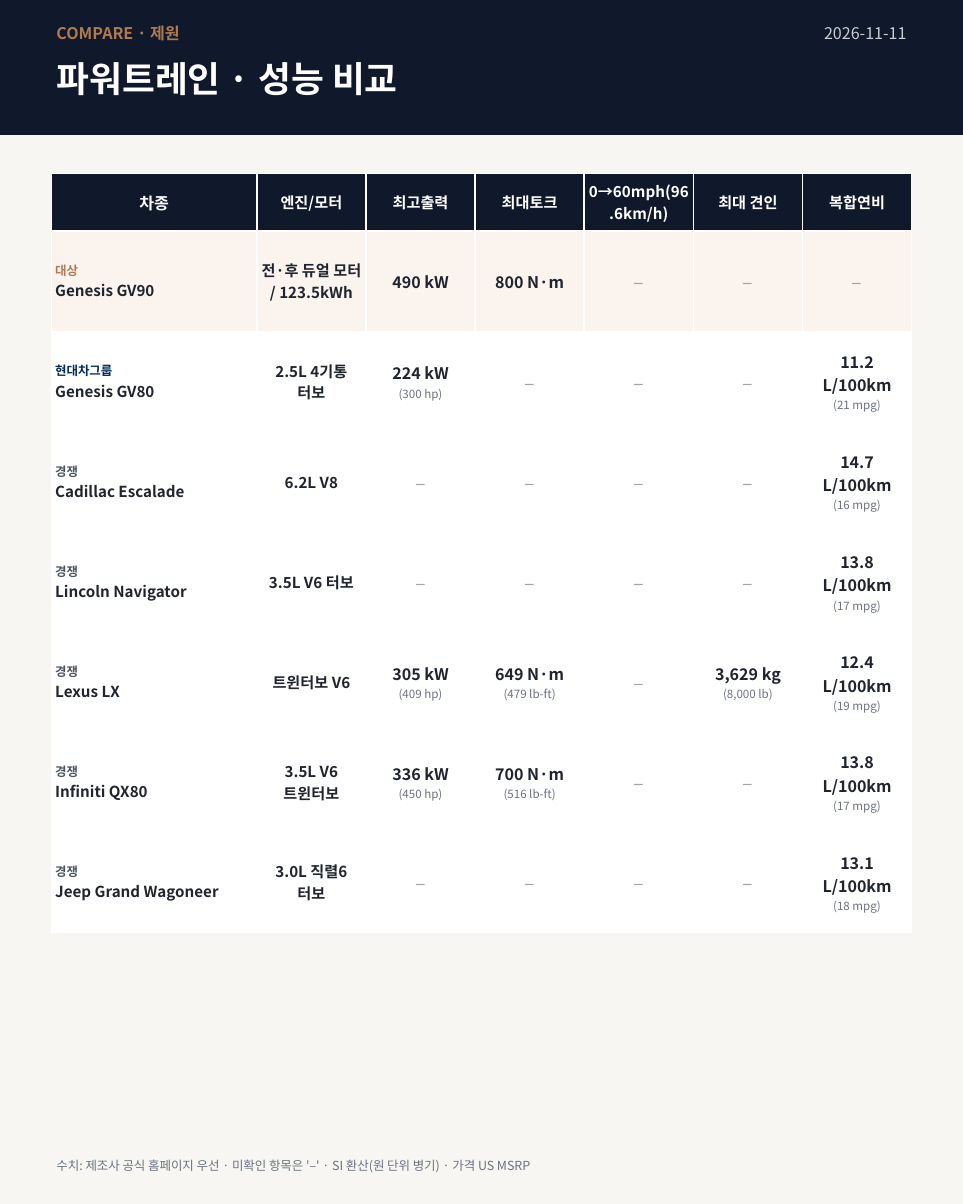
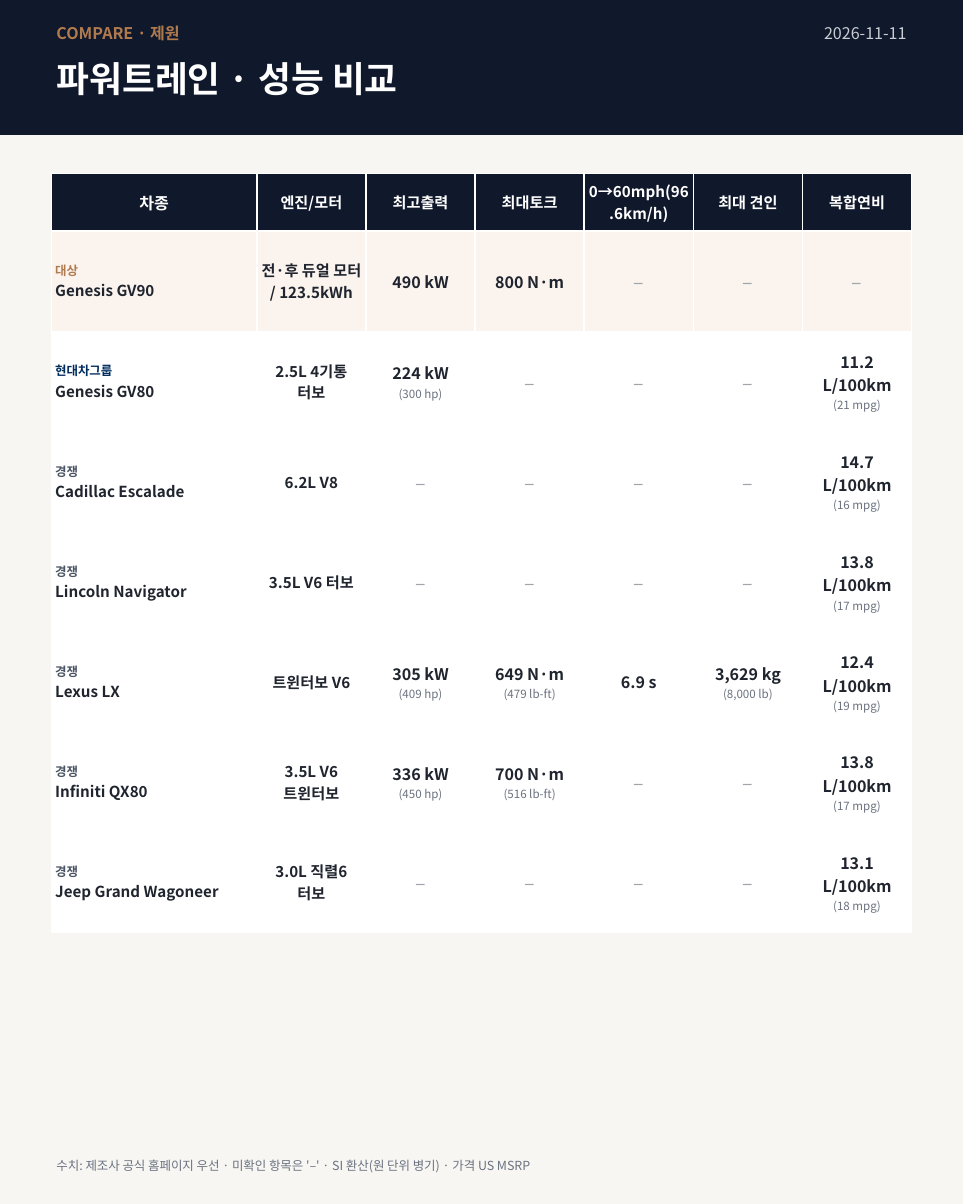
Before and after one commit to musang3067/profile-site, a slide deck: slide 6 of bof-monitor-agent/output/2026-11-11/BOF_Genesis_Brief_20261111.pptx. Drawn at 963x1204 pixels with LibreOffice and Linux fonts; fonts in the diff are those of the drawing. Boxes give left, top, right and bottom in pixels: in the first picture for what was removed or moved away, otherwise in the second. Text is boxed around its words. In the diff, an @@ line names an element or a change of style, - is before the commit and + after.

```diff
--- a/bof-monitor-agent/output/2026-11-11/BOF_Genesis_Brief_20261111.pptx
+++ b/bof-monitor-agent/output/2026-11-11/BOF_Genesis_Brief_20261111.pptx
@@ table at (51, 173, 912, 932) @@
-row 6, column 5: –
+row 6, column 5: 6.9 s
```
Also in this commit, not shown: 2 other slides changed, 2 other files.
